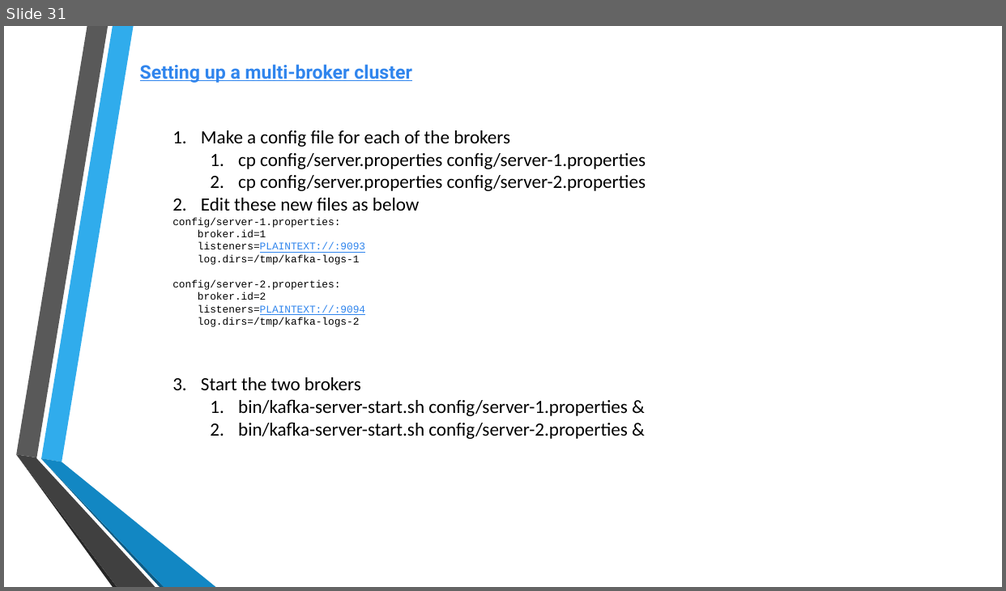
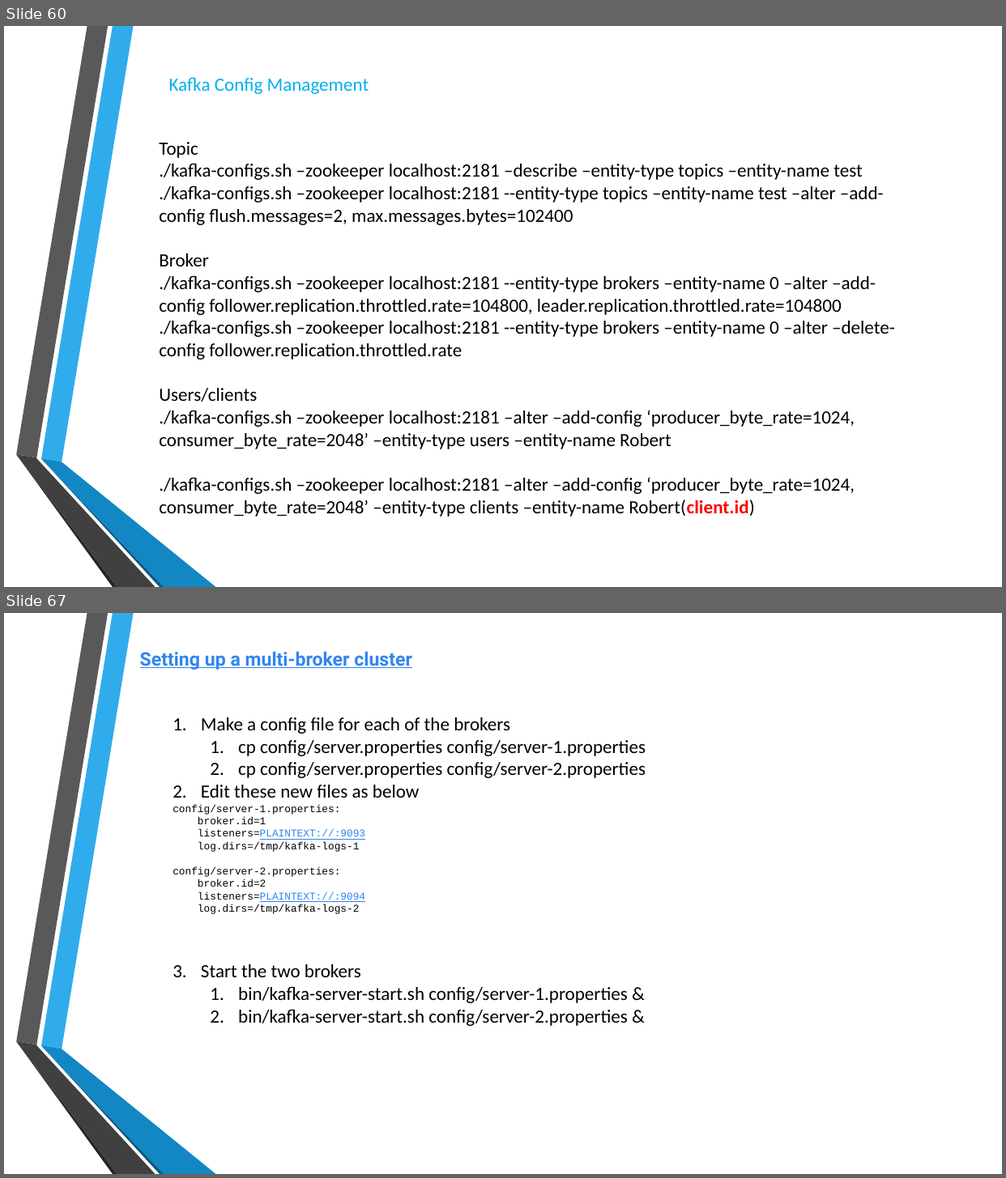
Before and after one commit to RobertLii/Tutorials, a slide deck: Kafka introduction.pptx. Shown one above the other, each under a label of ours: slide 31 before the commit, slides 60 and 67 after it; the slides between them are not shown. The pictures are 1006x591 and 1006x1178 pixels, drawn with LibreOffice and Linux fonts; fonts in the diff are those of the drawing; background and template pictures are left out. Boxes give left, top, right and bottom in pixels: in the first picture for what was removed or moved away, otherwise in the second. Text is boxed around its words. In the diff, an @@ line names an element or a change of style, - is before the commit and + after.

Commit message:
update ppt

```diff
--- a/Kafka introduction.pptx
+++ b/Kafka introduction.pptx
@@ slide 60 added at (4,26,1002,587), background picture (left out); not listed: 6 template elements that a slide beside it also shows @@
@@ text added at (169,77,369,94), 18 pt, text #00B0F0 @@
+Kafka Config Management
@@ text added at (159,142,895,517), 18 pt, text #000000 @@
+Topic
+./kafka-configs.sh –zookeeper localhost:2181 –describe –entity-type topics –entity-name test
+./kafka-configs.sh –zookeeper localhost:2181 --entity-type topics –entity-name test –alter –add-config flush.messages=2, max.messages.bytes=102400
+Broker
+./kafka-configs.sh –zookeeper localhost:2181 --entity-type brokers –entity-name 0 –alter –add-config follower.replication.throttled.rate=104800, leader.replication.throttled.rate=104800
+./kafka-configs.sh –zookeeper localhost:2181 --entity-type brokers –entity-name 0 –alter –delete-config follower.replication.throttled.rate
+Users/clients
+./kafka-configs.sh –zookeeper localhost:2181 –alter –add-config ‘producer_byte_rate=1024, consumer_byte_rate=2048’ –entity-type users –entity-name Robert
+./kafka-configs.sh –zookeeper localhost:2181 –alter –add-config ‘producer_byte_rate=1024, consumer_byte_rate=2048’ –entity-type clients –entity-name Robert(client.id)
@@ what was slide 31 is now slide 67 @@
```
Also in this commit, not shown: 2 slides changed, 35 other slides added.
